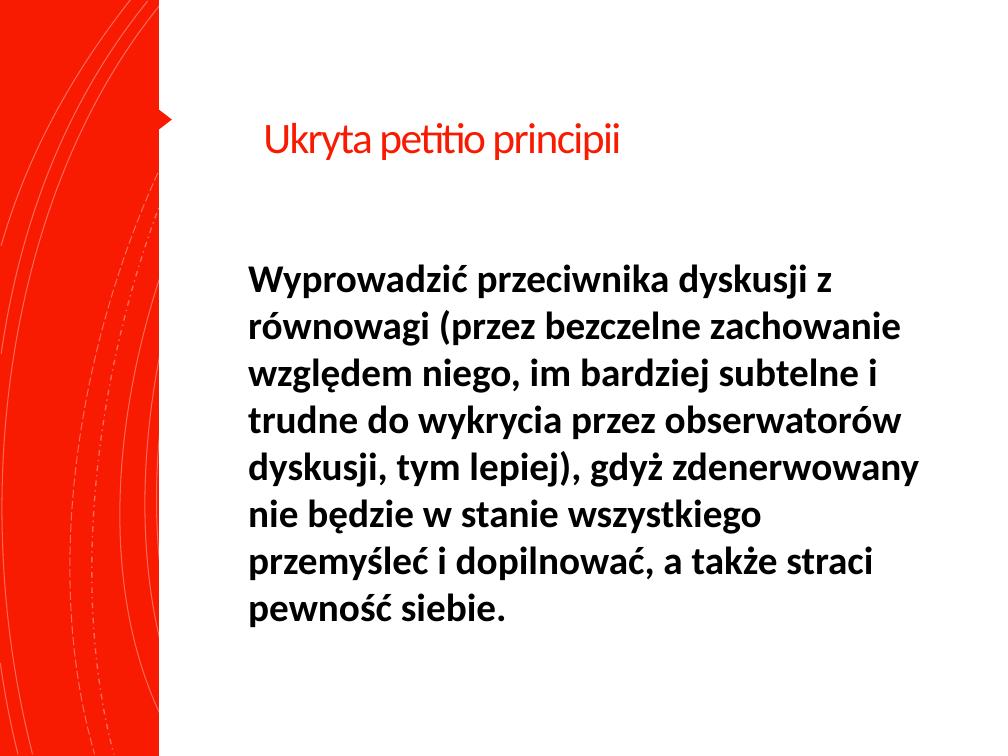
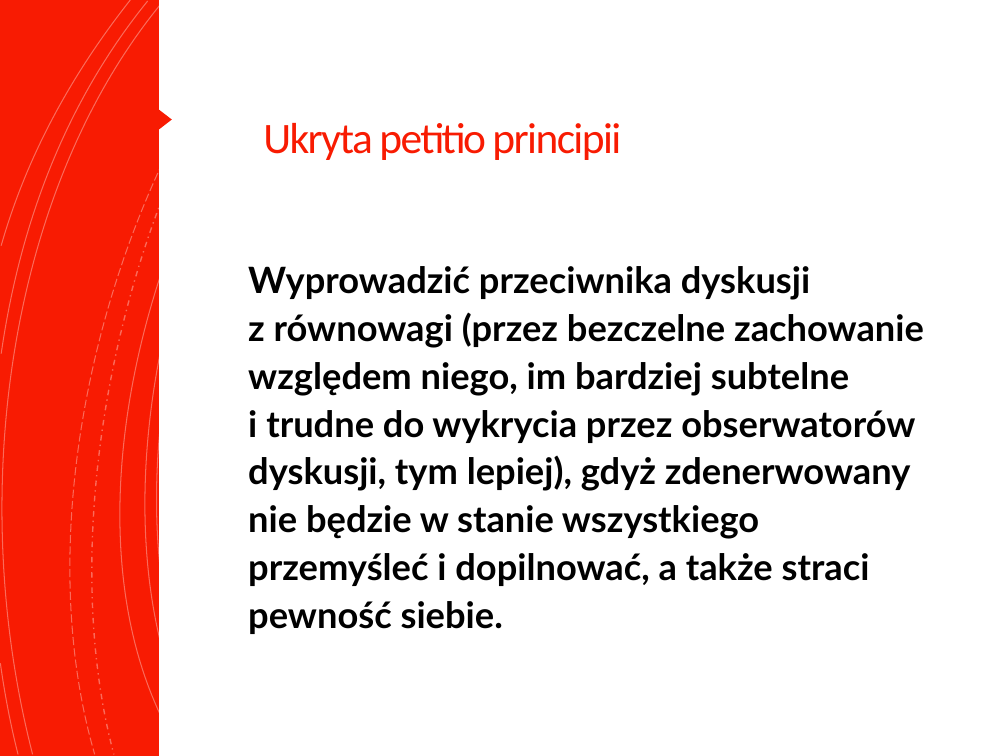
Before and after one commit to blackbat13/cs-lut, a slide deck: slide 19 of Inne/Fake News.pptx. Drawn at 1008x756 pixels with LibreOffice and Linux fonts; fonts in the diff are those of the drawing. Boxes give left, top, right and bottom in pixels: in the first picture for what was removed or moved away, otherwise in the second. Text is boxed around its words. In the diff, an @@ line names an element or a change of style, - is before the commit and + after.

```diff
--- a/Inne/Fake News.pptx
+++ b/Inne/Fake News.pptx
@@ text "Wyprowadzić przeciwnika dyskusji z równowagi ..." at (x1=248, y1=266, x2=924, y2=634): size 28 to 25.9 pt, font Calibri to Lato; line spacing 1 to 1.1 @@
```
Also in this commit, not shown: 26 other slides changed, 7 other files.
